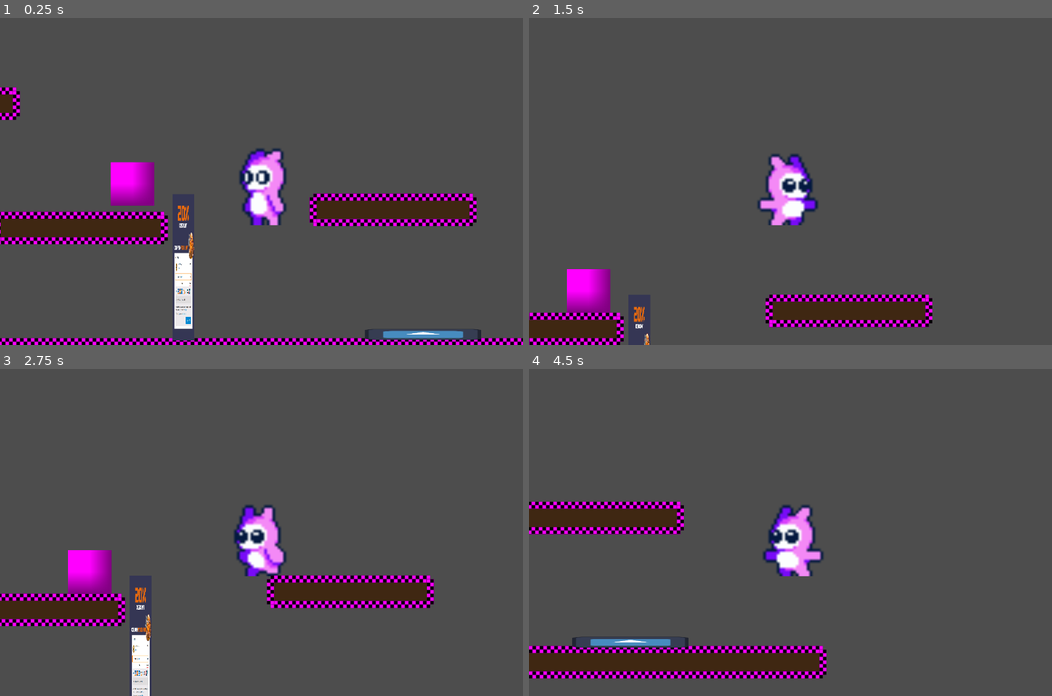
Above: before the commit, frames 1-4 (two rows, left to right).
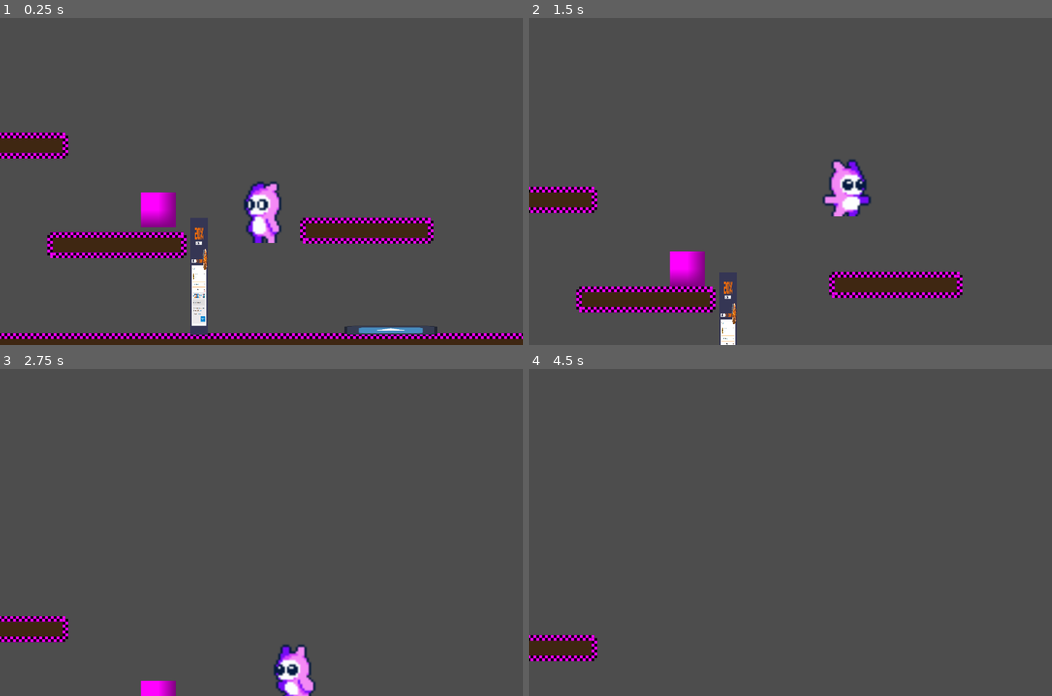
Above: after the commit, the same moments.

Repository: LordRevan36/hackathon_2026
Game: Godot game, scene res://levels/FirstLevel/main.tscn
The game is run twice, just before and just after one commit, with the same random seed, the same clock (stepped at 60 frames per second) and the same inputs. The engine's default icon, where the game draws it, is replaced by a stand-in: a white triangle on a blue panel in a dark square.
Inputs:
- Up to frame 1 (0.25 s): no input
- Up to frame 2 (1.5 s): tap Enter at 0.5 s; hold D (right) from 0.53 s (still down); tap W (jump) at 0.6, 0.77, 1.07, 1.35 s
- Up to frame 3 (2.75 s): tap W (jump) at 1.52, 1.82, 2.1 s; release D (right) at 2.03 s; hold A (left) from 2.03 s (still down)
- Up to frame 4 (4.5 s): release A (left) at 2.78 s; hold D (right) 2.78-4.28 s; tap W (jump) at 2.85, 3.02, 3.32, 3.6, 3.77, 4.07, 4.35 s; hold A (left) from 4.28 s (still down)

The runs differ from the first frame. In frame 1, 19% of the frame differs, in the area x 0-100%, y 21-100%; in frame 2, 15%; in frame 3, 11%; in frame 4, 11%.

Commit message:
Camera and player death
camera slowly moves up. if player goes too low they die. Can maybe edit how their velocity is maintained when they jump off. Death function partially a placeholder at the moment until bear is active.

Diff:
--- a/GlobalScripts/global_constants.gd
+++ b/GlobalScripts/global_constants.gd
@@ -2,3 +2,5 @@
 
 #all caps for constant variables
 var GRAVITY_MULTIPLIER = 1.0
+var SCREEN_WIDTH = 1440
+var SCREEN_HEIGHT = 900
--- a/GlobalScripts/global_player.gd
+++ b/GlobalScripts/global_player.gd
@@ -1,5 +1,6 @@
 extends Node
 
-#these signals are called as: GlobalPlayer.jumped
+#these signals are called as: global_player.jumped
 signal landed(collider) #collider is whatever object it collided with
 signal jumped
+signal fellToDeath
--- a/levels/FirstLevel/main.tscn
+++ b/levels/FirstLevel/main.tscn
@@ -8,6 +8,16 @@
 [ext_resource type="Script" uid="uid://06fqumaf8ff1" path="res://levels/FirstLevel/button_1.gd" id="6_2txkb"]
 [ext_resource type="Texture2D" uid="uid://27n5tcow3k6b" path="res://icon.svg" id="7_chv15"]
 [ext_resource type="Texture2D" uid="uid://bu3a0ewrhb8xn" path="res://assets/placeholder_sprites/COUPON.png" id="8_chv15"]
+
+[sub_resource type="SegmentShape2D" id="SegmentShape2D_chv15"]
+resource_local_to_scene = true
+a = Vector2(0, -800)
+b = Vector2(0, 800)
+
+[sub_resource type="SegmentShape2D" id="SegmentShape2D_fclsm"]
+resource_local_to_scene = true
+a = Vector2(0, -800)
+b = Vector2(0, 800)
 
 [sub_resource type="RectangleShape2D" id="RectangleShape2D_oce1q"]
 resource_local_to_scene = true
@@ -45,9 +55,22 @@
 position = Vector2(-2, 1)
 collision_layer = 3
 
-[node name="Camera" type="Camera2D" parent="Player" unique_id=1442234323]
-zoom = Vector2(2.5, 2.5)
+[node name="Camera" type="Camera2D" parent="." unique_id=1442234323]
+position = Vector2(-2, 1)
+zoom = Vector2(2, 2)
 script = ExtResource("2_24j26")
+
+[node name="LeftWall" type="StaticBody2D" parent="Camera" unique_id=339817341]
+position = Vector2(541, 0)
+
+[node name="CollisionShape2D" type="CollisionShape2D" parent="Camera/LeftWall" unique_id=173195236]
+shape = SubResource("SegmentShape2D_chv15")
+
+[node name="RightWall" type="StaticBody2D" parent="Camera" unique_id=1358660510]
+position = Vector2(-570, 0)
+
+[node name="CollisionShape2D" type="CollisionShape2D" parent="Camera/RightWall" unique_id=117346448]
+shape = SubResource("SegmentShape2D_fclsm")
 
 [node name="Props" type="Node2D" parent="." unique_id=271831654]
 
--- a/player/camera.gd
+++ b/player/camera.gd
@@ -1,12 +1,31 @@
 extends Camera2D
 
-@onready var player = $".."
+@onready var player = $"../Player"
+@onready var leftWall = $"LeftWall"
+@onready var rightWall = $"RightWall"
+@onready var leftCollider = $"LeftWall/CollisionShape2D"
+@onready var rightCollider = $"RightWall/CollisionShape2D"
+
+static var SCROLL_CONSTANT = 15
+static var PLAYER_CATCH_CONSTANT = -200
 
 # Called when the node enters the scene tree for the first time.
 func _ready() -> void:
-	pass # Replace with function body.
-
+	leftCollider.shape.set_a(Vector2(0, -global_constants.SCREEN_HEIGHT/2))
+	leftCollider.shape.set_b(Vector2(0, global_constants.SCREEN_HEIGHT/2))
+	rightCollider.shape.set_a(Vector2(0, -global_constants.SCREEN_HEIGHT/2))
+	rightCollider.shape.set_b(Vector2(0, global_constants.SCREEN_HEIGHT/2))
+	leftWall.position = Vector2(-global_constants.SCREEN_WIDTH/2, 0)
+	rightWall.position = Vector2(global_constants.SCREEN_WIDTH/2, 0)
 
 # Called every frame. 'delta' is the elapsed time since the previous frame.
 func _process(delta: float) -> void:
-	pass
+	#slow constant scroll up
+	position.y = position.y - delta * SCROLL_CONSTANT
+	#follow player up, don't follow player back down
+	if player.position.y < position.y:
+		position.y = player.position.y
+	#follow player to their death
+	if player.position.y > position.y + global_constants.SCREEN_HEIGHT/2 - PLAYER_CATCH_CONSTANT:
+		position.y = player.position.y - global_constants.SCREEN_HEIGHT/2 + PLAYER_CATCH_CONSTANT
+		global_player.fellToDeath.emit()
--- a/player/player.gd
+++ b/player/player.gd
@@ -7,9 +7,9 @@
 
 var JUMP_CONSTANT = 650
 var RUN_CONSTANT = 250
-var ON_LADDER:bool = false
+var ON_LADDER : bool = false
 
-enum State {IDLE, JUMP, LAND, WALK, RUN}
+enum State {IDLE, JUMP, LAND, WALK, RUN, DEAD}
 
 var state : State = State.IDLE
 var direction
@@ -17,7 +17,7 @@
 
 # Called when the node enters the scene tree for the first time.
 func _ready() -> void:
-	pass # Replace with function body.
+	global_player.fellToDeath.connect(_falling_to_death)
 
 
 # Called every frame. 'delta' is the elapsed time since the previous frame.
@@ -33,30 +33,29 @@
 	#-1 left +1 right
 
 	#each thing inside these if and elifs should be their own functions and better written but I was rushed
-	if Input.is_action_just_pressed("jump") and is_on_floor():
-		#jump animation is not ideal - it needs separated into jumping up and the actual landing bit or smth
-		velocity += Vector2(0, -JUMP_CONSTANT)
-		state = State.JUMP
-		_update_animations()
-	elif is_on_floor() and state == State.JUMP:
-		#state = State.LAND - this wouldn't do anything atm but have it here in case
-		global_player.landed.emit()
-		state = State.IDLE
-		_update_animations()
-	elif (Input.is_action_pressed("left") or Input.is_action_pressed("right")):
-		direction = Input.get_axis("left", "right")
-		if is_on_floor():
-			state = State.RUN
+	if state != State.DEAD:
+		if Input.is_action_just_pressed("jump") and is_on_floor():
+			#jump animation is not ideal - it needs separated into jumping up and the actual landing bit or smth
+			velocity += Vector2(0, -JUMP_CONSTANT)
+			state = State.JUMP
 			_update_animations()
-		else:
-			player_sprite.flip_h = direction < 0
-		#velocity.x = move_toward(velocity.x, 0, direction * RUN_CONSTANT)
-		velocity.x = direction * RUN_CONSTANT
-
-	elif not Input.is_anything_pressed() and state != State.JUMP:
-		state = State.IDLE
-		_update_animations()
-
+		elif is_on_floor() and state == State.JUMP:
+			#state = State.LAND - this wouldn't do anything atm but have it here in case
+			global_player.landed.emit()
+			state = State.IDLE
+			_update_animations()
+		elif (Input.is_action_pressed("left") or Input.is_action_pressed("right")):
+			direction = Input.get_axis("left", "right")
+			if is_on_floor():
+				state = State.RUN
+				_update_animations()
+			else:
+				player_sprite.flip_h = direction < 0
+			#velocity.x = move_toward(velocity.x, 0, direction * RUN_CONSTANT)
+			velocity.x = direction * RUN_CONSTANT
+		elif not Input.is_anything_pressed() and state != State.JUMP:
+			state = State.IDLE
+			_update_animations()
 	if state == State.IDLE:
 		velocity.x = 0
 	move_and_slide()
@@ -74,6 +73,10 @@
 		State.RUN:
 			player_sprite.play("run")
 
+func _falling_to_death() -> void:
+	if state != State.DEAD:
+		state = State.DEAD
+		player_sprite.play("death")
 
 func _on_ladder_1_area_entered(area: Area2D) -> void:
 	ON_LADDER = true
--- a/player/player.tscn
+++ b/player/player.tscn
@@ -199,8 +199,11 @@
 }, {
 "duration": 1.0,
 "texture": SubResource("AtlasTexture_c35mf")
-}],
-"loop": true,
+}, {
+"duration": 1.0,
+"texture": null
+}],
+"loop": false,
 "name": &"death",
 "speed": 5.0
 }, {
@@ -336,5 +339,5 @@
 [node name="PlayerSprite" type="AnimatedSprite2D" parent="." unique_id=1032938156]
 scale = Vector2(3, 3)
 sprite_frames = SubResource("SpriteFrames_g1dw6")
-animation = &"jump"
+animation = &"death"
 autoplay = "idle"
